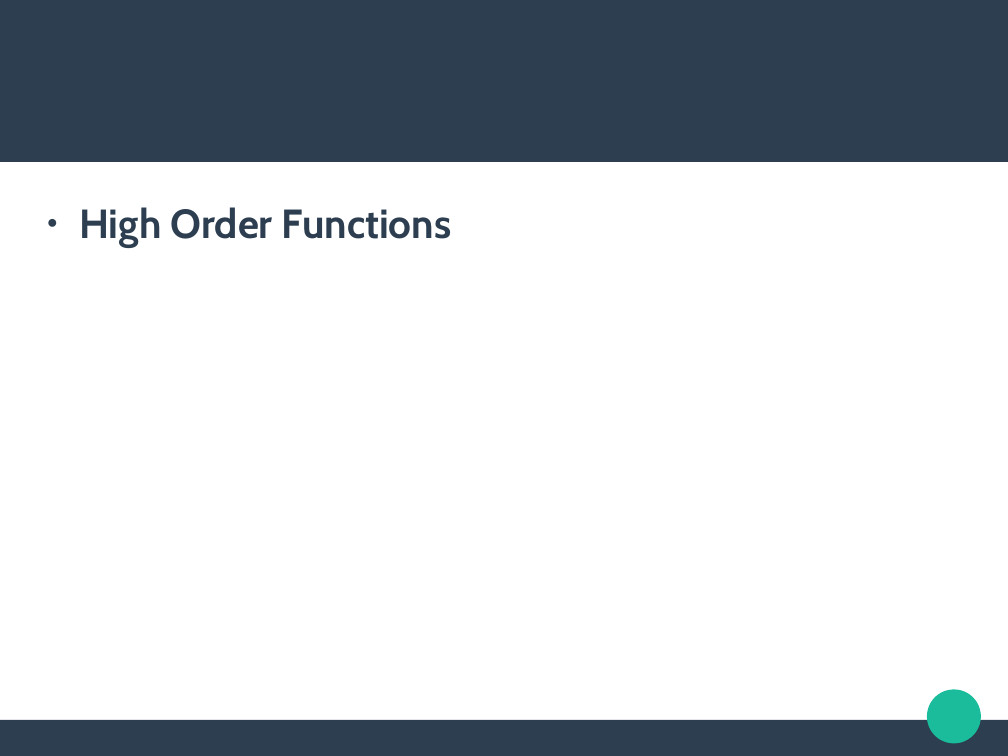
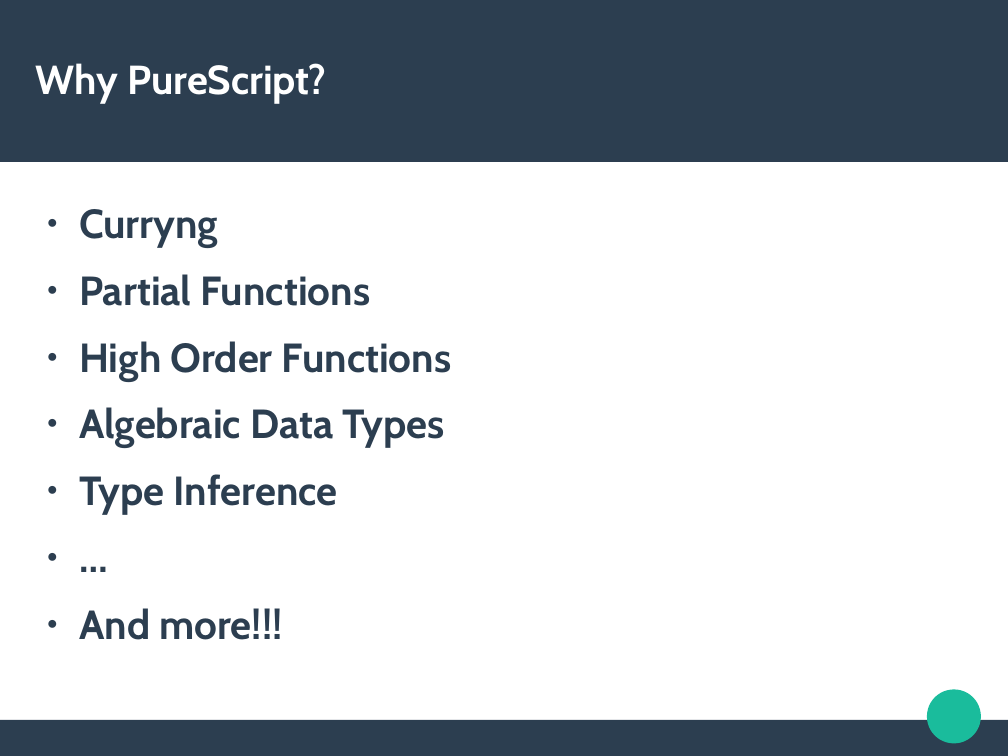
Before and after one commit to CristhianMotoche/ExPS, a slide deck: slide 8 of Presentation.odp (slide 7 before the commit). Drawn at 1008x756 pixels with LibreOffice and Linux fonts; fonts in the diff are those of the drawing. Boxes give left, top, right and bottom in pixels: in the first picture for what was removed or moved away, otherwise in the second. Text is boxed around its words. In the diff, an @@ line names an element or a change of style, - is before the commit and + after.

```diff
--- a/Presentation.odp
+++ b/Presentation.odp
@@ title added at (36,63,327,103), 31.9 pt, text #FFFFFF, bold @@
+Why PureScript?
@@ text at (79,209,370,306): paragraphs added @@
+● Curryng
+● Partial Functions
@@ text at (79,407,445,640): paragraphs added @@
+● Algebraic Data Types
+● Type Inference
+● …
+● And more!!!
```
Also in this commit, not shown: 3 other slides changed, 2 slides added, 5 slides removed, 5 other files.
